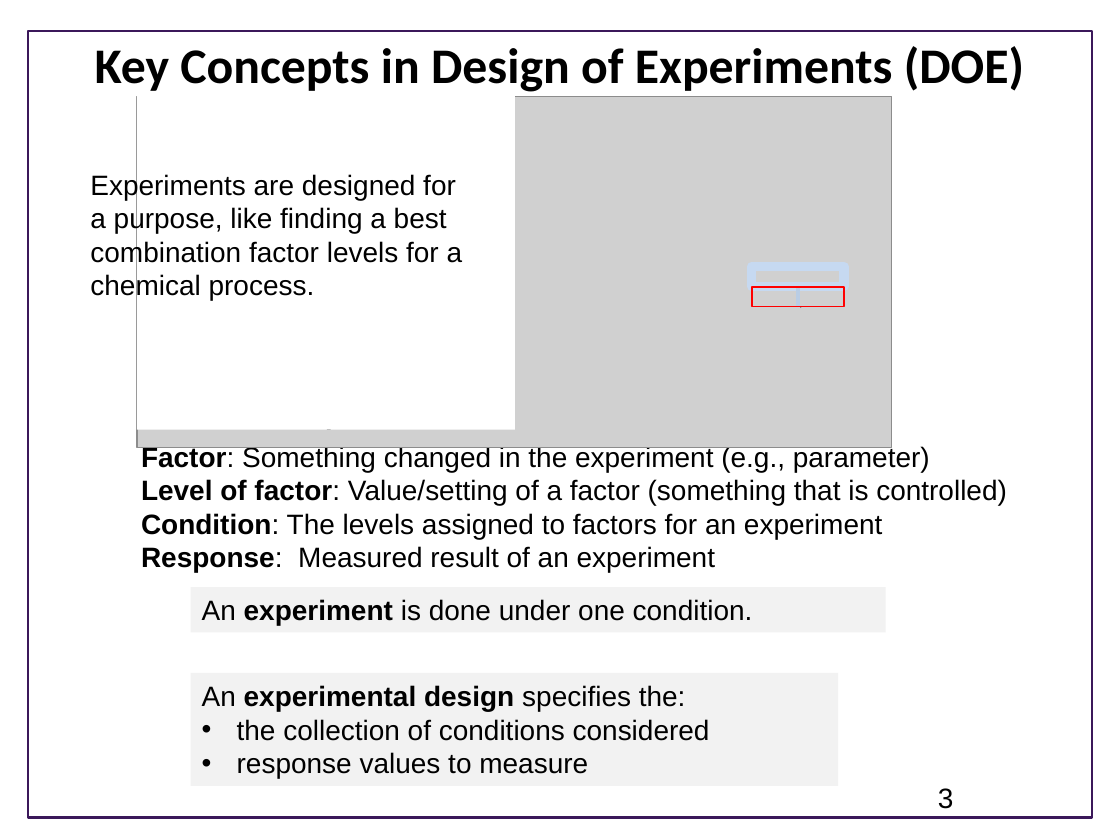
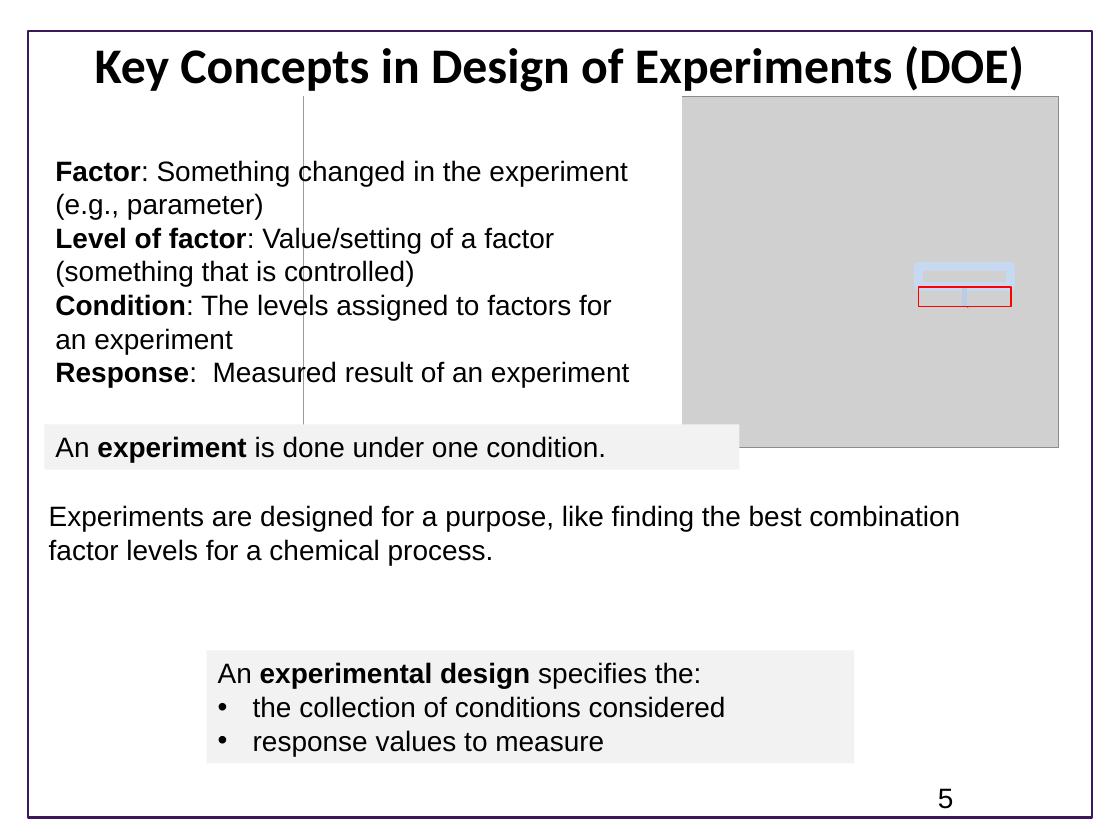
Before and after one commit to ModelEngineering/BIOEN-437, a slide deck: slide 5 of Lectures/Design-Of-Experiments/doe_overview.pptx (slide 3 before the commit). Drawn at 1120x840 pixels with LibreOffice and Linux fonts; fonts in the diff are those of the drawing; grey boxes stand for pictures; background and template pictures are left out. Boxes give left, top, right and bottom in pixels: in the first picture for what was removed or moved away, otherwise in the second. Text is boxed around its words. In the diff, an @@ line names an element or a change of style, - is before the commit and + after.

```diff
--- a/Lectures/Design-Of-Experiments/doe_overview.pptx
+++ b/Lectures/Design-Of-Experiments/doe_overview.pptx
@@ text "Factor: Something changed in the ..." rewrapped from box(141, 445, 1007, 573) to box(55, 159, 629, 387) @@
@@ 3 rectangles, 1 picture, 1 line: place and size @@
-3 rectangles, 1 picture, 1 line at box(137, 94, 892, 447)
+3 rectangles, 1 picture, 1 line at box(304, 94, 1058, 447)
@@ rectangle "An experiment is done under ...": place and size @@
-rectangle "An experiment is done under ..." at box(190, 587, 886, 632)
+rectangle "An experiment is done under ..." at box(45, 424, 740, 469)
@@ text at box(49, 505, 960, 565): text changed @@
-Experiments are designed for a purpose, like finding a best combination factor levels for a chemical process.
+Experiments are designed for a purpose, like finding the best combination factor levels for a chemical process.
@@ rectangle "An experimental design specifies the:": place and size @@
-rectangle "An experimental design specifies the:" at box(190, 673, 838, 786)
+rectangle "An experimental design specifies the:" at box(206, 651, 853, 764)
@@ page number at box(938, 788, 954, 809): text changed @@
-3
+5
```
Also in this commit, not shown: 10 other slides changed, 3 slides added, 1 other file.
